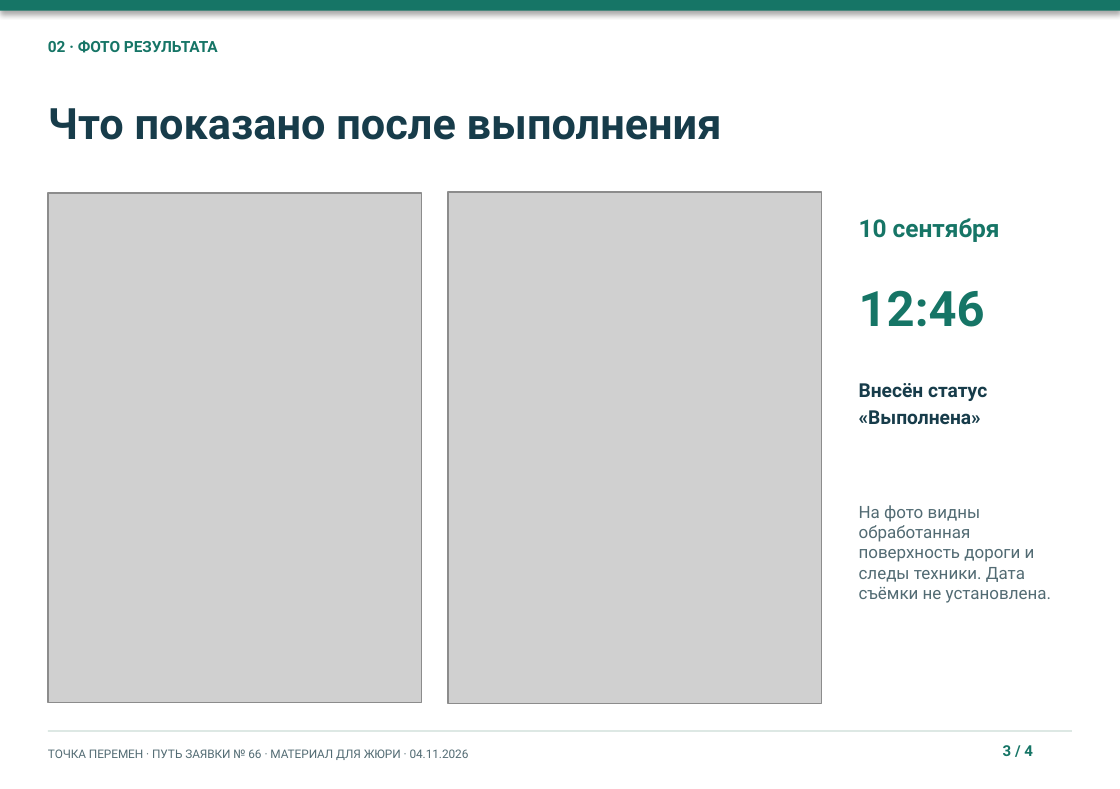
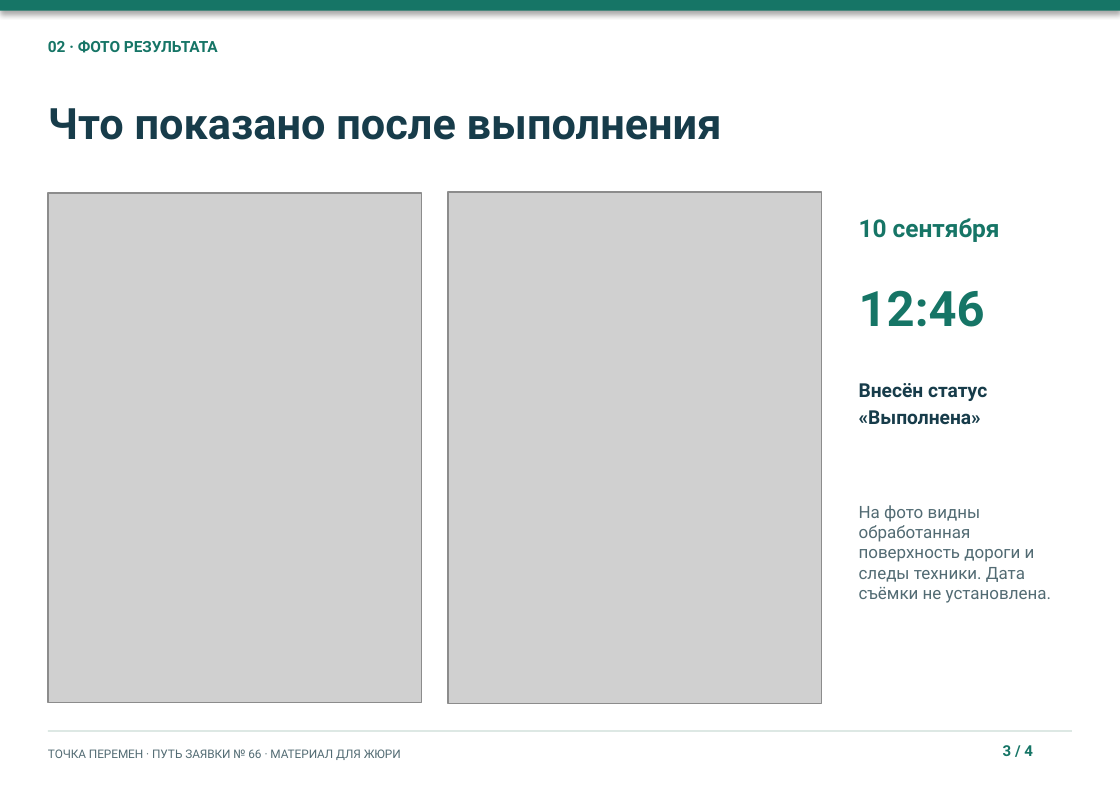
Before and after one commit to NiceGenn/Team-28-progress, a slide deck: slide 3 of файлы/put-zayavki-66.pptx. Drawn at 1120x789 pixels with LibreOffice and Linux fonts; fonts in the diff are those of the drawing; grey boxes stand for pictures. Boxes give left, top, right and bottom in pixels: in the first picture for what was removed or moved away, otherwise in the second. Text is boxed around its words. In the diff, an @@ line names an element or a change of style, - is before the commit and + after.

```diff
--- a/файлы/put-zayavki-66.pptx
+++ b/файлы/put-zayavki-66.pptx
@@ text at <box>48,749,401,760</box>: text changed @@
-ТОЧКА ПЕРЕМЕН · ПУТЬ ЗАЯВКИ № 66 · МАТЕРИАЛ ДЛЯ ЖЮРИ · 04.11.2026
+ТОЧКА ПЕРЕМЕН · ПУТЬ ЗАЯВКИ № 66 · МАТЕРИАЛ ДЛЯ ЖЮРИ
```
Also in this commit, not shown: 3 other slides changed, 15 other files.
